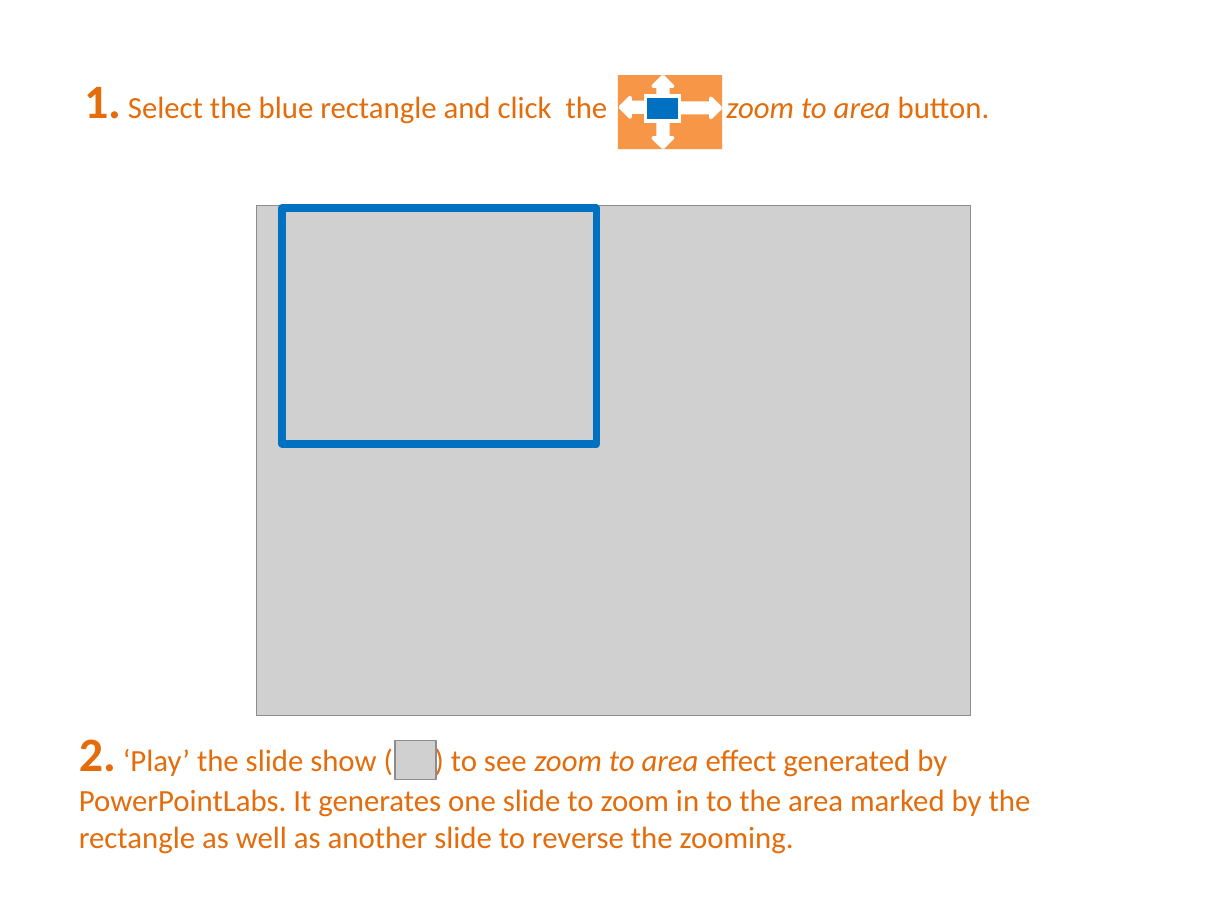
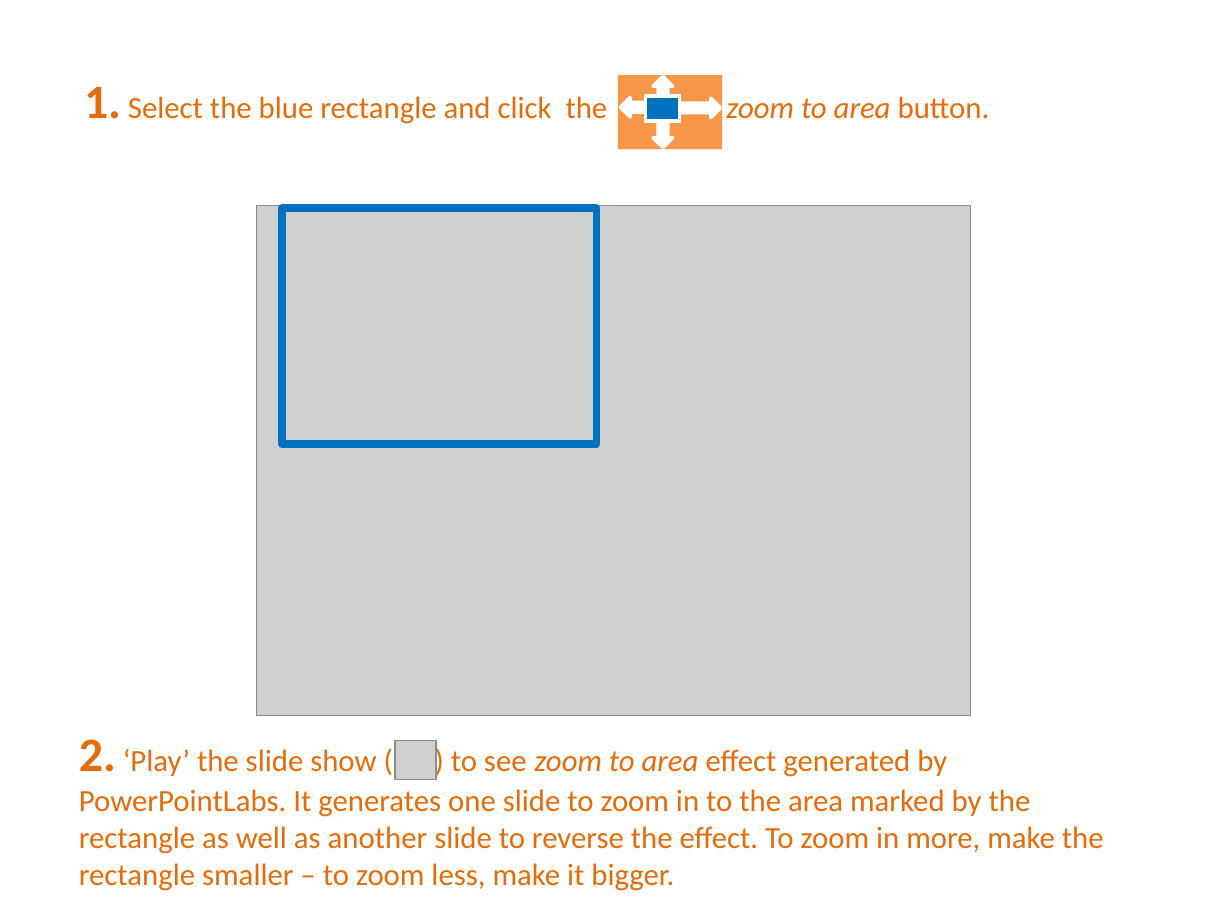
Before and after one commit to PowerPointLabs/PowerPointLabs-Website, a slide deck: slide 14 of samples/tutorial.pptx. Drawn at 1232x924 pixels with LibreOffice and Linux fonts; fonts in the diff are those of the drawing; grey boxes stand for pictures. Boxes give left, top, right and bottom in pixels: in the first picture for what was removed or moved away, otherwise in the second. Text is boxed around its words. In the diff, an @@ line names an element or a change of style, - is before the commit and + after.

Commit message:
Add explanation of controlling zoom to slides.

```diff
--- a/samples/tutorial.pptx
+++ b/samples/tutorial.pptx
@@ text at bbox=[79, 739, 1104, 891]: text changed @@
-2. ‘Play’ the slide show ( ) to see zoom to area effect generated by PowerPointLabs. It generates one slide to zoom in to the area marked by the rectangle as well as another slide to reverse the zooming.
+2. ‘Play’ the slide show ( ) to see zoom to area effect generated by PowerPointLabs. It generates one slide to zoom in to the area marked by the rectangle as well as another slide to reverse the effect. To zoom in more, make the rectangle smaller – to zoom less, make it bigger.
```
